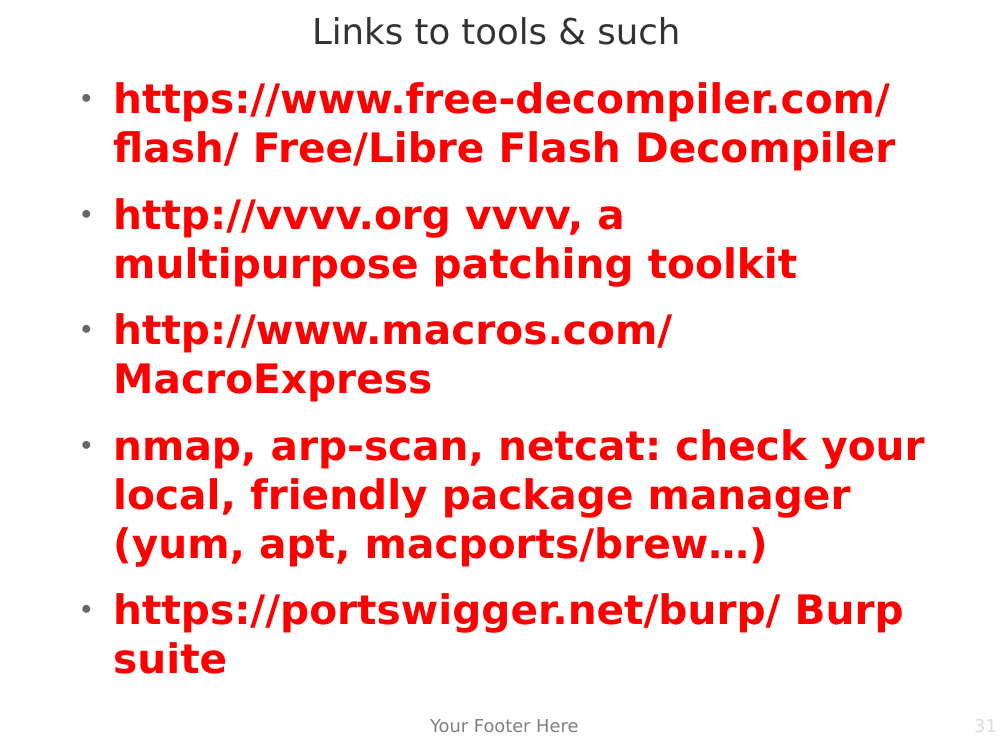
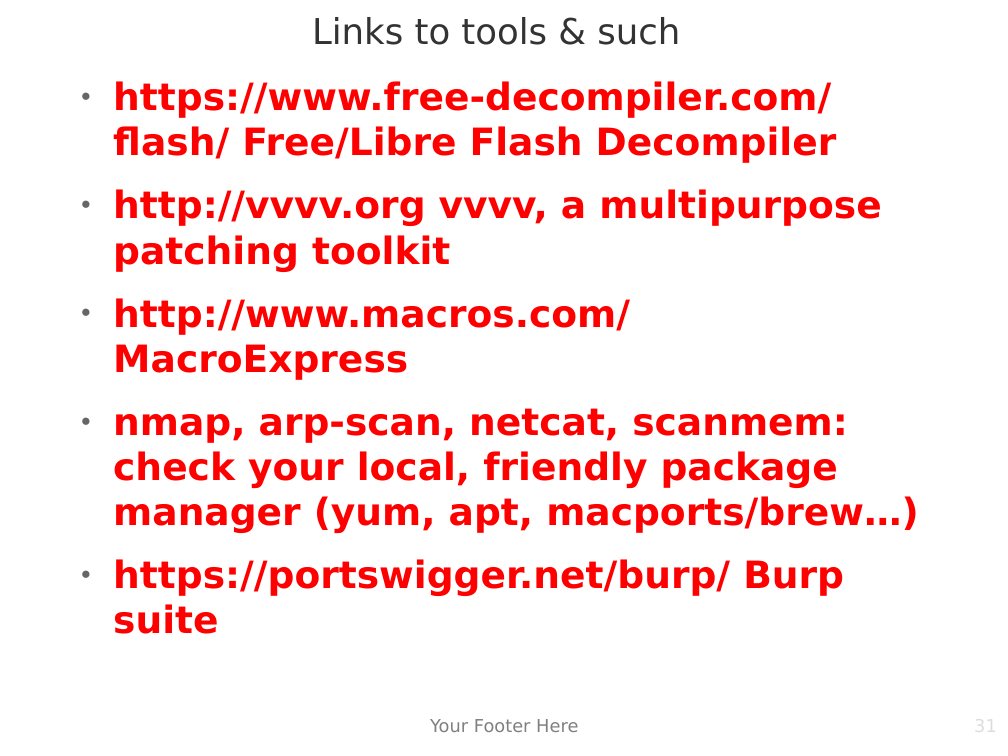
Before and after one commit to matiasw/disobey.fi-presentation, a slide deck: slide 31 of presis.odp. Drawn at 1008x756 pixels with LibreOffice and Linux fonts; fonts in the diff are those of the drawing; background and template pictures are left out. Boxes give left, top, right and bottom in pixels: in the first picture for what was removed or moved away, otherwise in the second. Text is boxed around its words. In the diff, an @@ line names an element or a change of style, - is before the commit and + after.

Commit message:
mention scanmem
Made at meatspace coordinates
Latitude:  61.4460439
Longitude:  23.8461093

```diff
--- a/presis.odp
+++ b/presis.odp
@@ text at [113,81,881,634]: size 32 to 29.6 pt in "https://www.free-decompiler.com/flash/ Free/Libre Flash Deco ...", "http://vvvv.org vvvv, a multipurpose patching toolkit", "http://www.macros.com/ MacroExpress", "https://portswigger.net/burp/ Burp suite" @@
@@ text at [113,408,919,533]: text changed; size 32 to 29.6 pt @@
-● nmap, arp-scan, netcat: check your local, friendly package manager (yum, apt, macports/brew…)
+● nmap, arp-scan, netcat, scanmem: check your local, friendly package manager (yum, apt, macports/brew…)
```
Also in this commit, not shown: 2 other slides changed.
